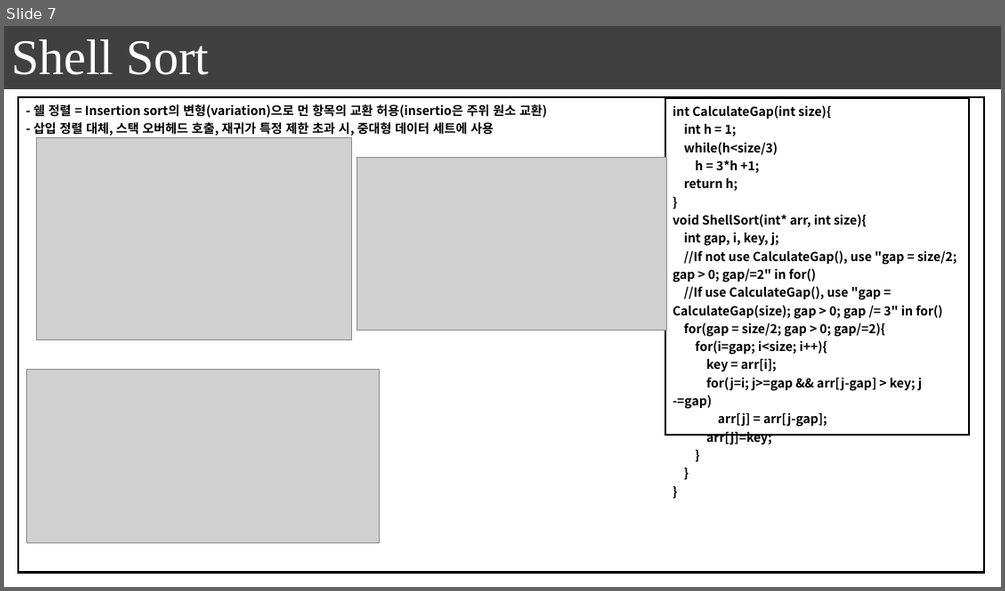
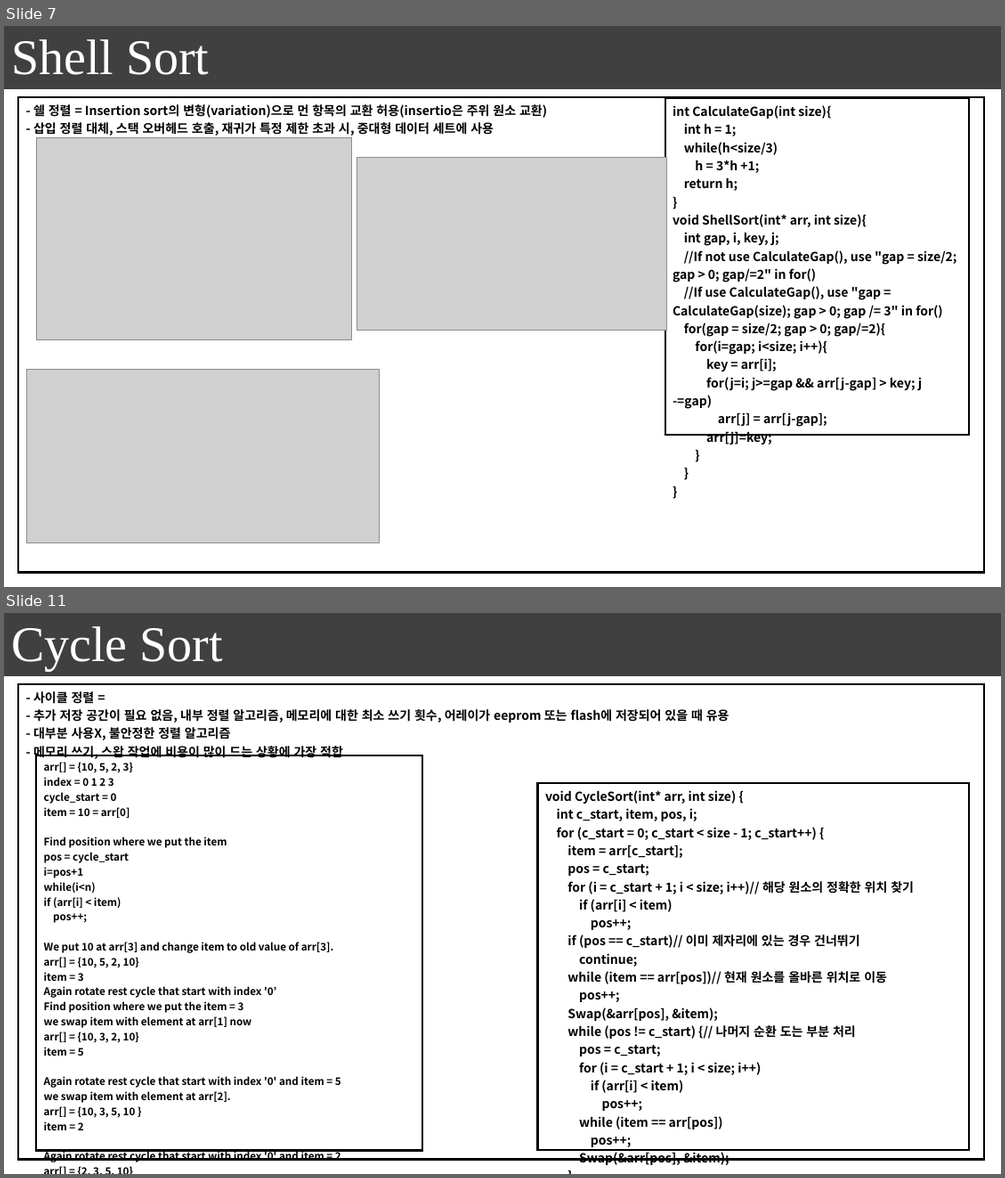
Before and after one commit to seonghokim/Study, a slide deck: Algorithm in c.pptx. Shown one above the other, each under a label of ours: slide 7 before the commit, slides 7 and 11 after it; the slides between them are not shown. The pictures are 1005x591 and 1005x1178 pixels, drawn with LibreOffice and Linux fonts; fonts in the diff are those of the drawing; grey boxes stand for pictures. Boxes give left, top, right and bottom in pixels: in the first picture for what was removed or moved away, otherwise in the second. Text is boxed around its words. In the diff, an @@ line names an element or a change of style, - is before the commit and + after.

```diff
--- a/Algorithm in c.pptx
+++ b/Algorithm in c.pptx
@@ slide 11 added at box(4, 613, 1001, 1174), background #FFFFFF; not listed: 1 template element that a slide beside it also shows @@
@@ text added at box(11, 626, 223, 671), 48 pt, text #FFFFFF @@
+Cycle Sort
@@ table added at box(18, 684, 985, 1159), 1 rows, 1 columns @@
+- 사이클 정렬 = / - 추가 저장 공간이 필요 없음, 내부 정렬 알고리즘, 메모리에 대한 최소 쓰기 횟수, 어레이가 eeprom 또는 flash에 저장되어 있을 때 유용 / - 대부분 사용X, 불안정한 정렬 알고리즘 / - 메모리 쓰기, 스왑 작업에 비용이 많이 드는 상황에 가장 적합
@@ table added at box(36, 755, 422, 1167), 1 rows, 1 columns @@
+arr[] = {10, 5, 2, 3} / index = 0 1 2 3 / cycle_start = 0 / item = 10 = arr[0] / Find position where we put the item / pos = cycle_start / i=pos+1 / while(i<n) / if (arr[i] < item) / pos++; / We put 10 at arr[3] and change item to old value of arr[3]. / arr[] = {10, 5, 2, 10} / item = 3 / Again rotate rest cycle that start with index '0’ / Find position where we put the item = 3 / we swap item with element at arr[1] now / arr[] = {10, 3, 2, 10} / item = 5 / Again rotate rest cycle that start with index '0' and item = 5 / we swap item with element at arr[2]. / arr[] = {10, 3, 5, 10 } / item = 2 / Again rotate rest cycle that start with index '0' and item = 2 / arr[] = {2, 3, 5, 10} / Above is one iteration for cycle_stat = 0. / Repeat above steps for cycle_start = 1, 2, ..n-2
@@ table added at box(538, 783, 969, 1168), 1 rows, 1 columns @@
+void CycleSort(int* arr, int size) { / int c_start, item, pos, i; / for (c_start = 0; c_start < size - 1; c_start++) { / item = arr[c_start]; / pos = c_start; / for (i = c_start + 1; i < size; i++)// 해당 원소의 정확한 위치 찾기 / if (arr[i] < item) / pos++; / if (pos == c_start)// 이미 제자리에 있는 경우 건너뛰기 / continue; / while (item == arr[pos])// 현재 원소를 올바른 위치로 이동 / pos++; / Swap(&arr[pos], &item); / while (pos != c_start) {// 나머지 순환 도는 부분 처리 / pos = c_start; / for (i = c_start + 1; i < size; i++) / if (arr[i] < item) / pos++; / while (item == arr[pos]) / pos++; / Swap(&arr[pos], &item); / } / } / }
```
Also in this commit, not shown: 2 slides changed, 9 other slides added, 2 other files.
